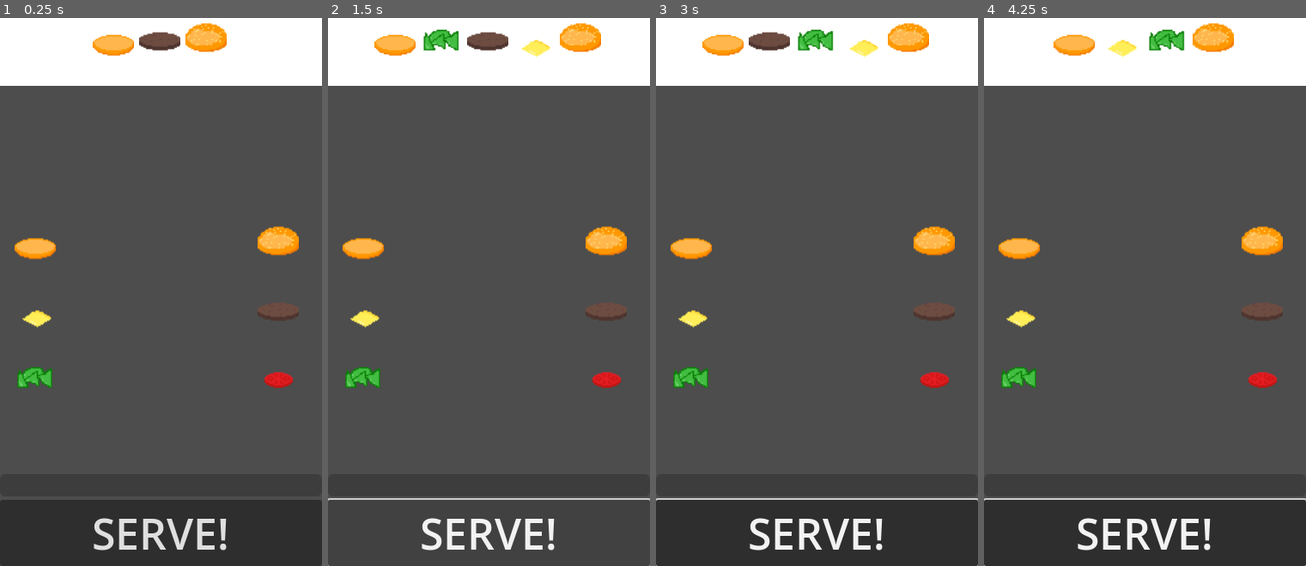
Above: before the commit, frames 1-4 (left to right).
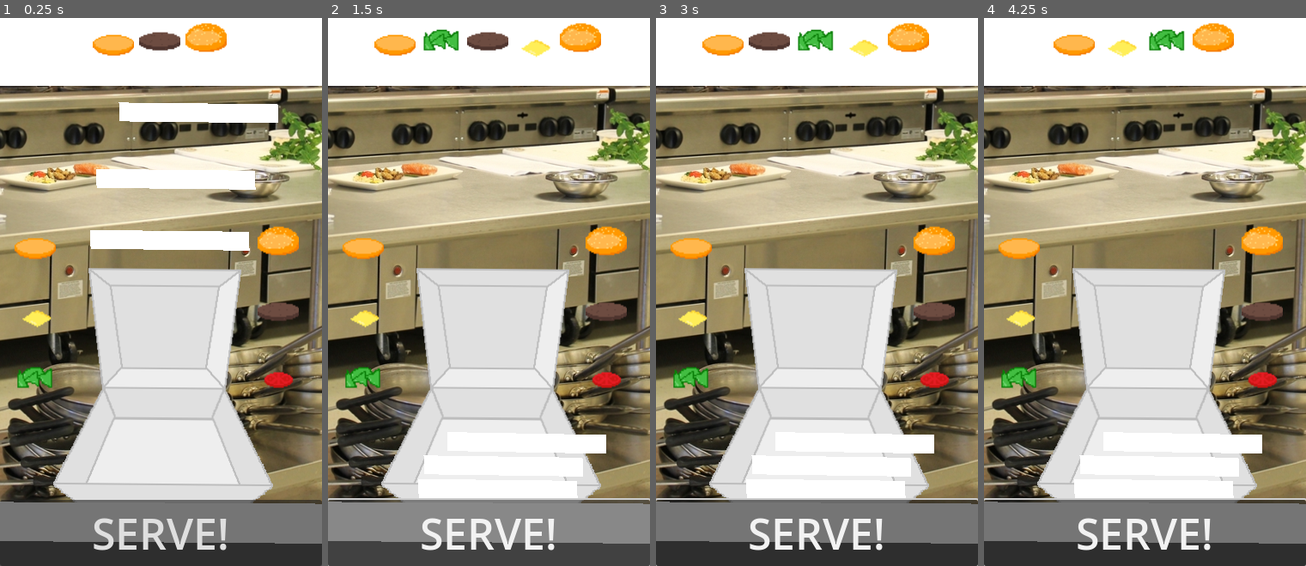
Above: after the commit, the same moments.

Repository: noahmacaulay/Burger
Game: Godot game, scene res://burgerparts.tscn
Same seed, same stepped clock (60 frames per second), same inputs: the game is played once before the commit and once after it. This scene is started directly instead of the project's main scene.
Inputs (mouse positions are in pixels of both pictures, inside the frame that each line leads up to):
- Up to frame 1 (0.25 s): no input
- Up to frame 2 (1.5 s): click "SERVE!" at 0.5 s; click "SERVE!" at 1.25 s
- Up to frame 3 (3 s): click "SERVE!" at 2 s; tap Enter at 2.75 s; move the mouse to (887, 253) at 2.77 s; click (887, 253) at 2.92 s
- Up to frame 4 (4.25 s): tap Space at 3.5 s; move the mouse to (1080, 308) at 3.52 s; click (1080, 308) at 3.67 s

The runs differ from the first frame. In frame 1, 78% of the frame differs, in the area x 0-100%, y 12-96%; in frame 2, 77%; in frame 3, 77%; in frame 4, 77%.

Commit message:
burger integration

Diff:
--- a/burgerparts.tscn
+++ b/burgerparts.tscn
@@ -1,8 +1,9 @@
-[gd_scene load_steps=9 format=3 uid="uid://btvde11rkpj7c"]
+[gd_scene load_steps=10 format=3 uid="uid://dowsny3a6kotw"]
 
 [ext_resource type="Script" path="res://burgerparts.gd" id="1_6kawm"]
 [ext_resource type="Texture2D" uid="uid://btyksugq7jjrt" path="res://assets/burger-bottom.png" id="1_kqa3j"]
 [ext_resource type="Texture2D" uid="uid://dmk58jvd3td0f" path="res://assets/cheese.png" id="2_ag4c1"]
+[ext_resource type="PackedScene" uid="uid://chegh8f4puhkt" path="res://scene.tscn" id="2_gf7ib"]
 [ext_resource type="Texture2D" uid="uid://cikvlc12ok1re" path="res://assets/lettuce.png" id="3_asvfj"]
 [ext_resource type="Texture2D" uid="uid://dlceavs2wbm2t" path="res://assets/burger-top.png" id="4_bddjj"]
 [ext_resource type="Texture2D" uid="uid://2e3w0hkfsg3e" path="res://assets/beef.png" id="5_uw2la"]
@@ -19,6 +20,9 @@
 grow_vertical = 2
 theme = SubResource("Theme_obrph")
 script = ExtResource("1_6kawm")
+
+[node name="Scene" parent="." instance=ExtResource("2_gf7ib")]
+position = Vector2(10, -71)
 
 [node name="IngredientsLeft" type="VBoxContainer" parent="."]
 layout_mode = 1
@@ -110,11 +114,6 @@
 grow_vertical = 0
 alignment = 2
 
-[node name="ProgressBar" type="ProgressBar" parent="BottomUI"]
-layout_mode = 2
-size_flags_vertical = 3
-show_percentage = false
-
 [node name="Button" type="Button" parent="BottomUI"]
 layout_mode = 2
 theme_override_font_sizes/font_size = 50
